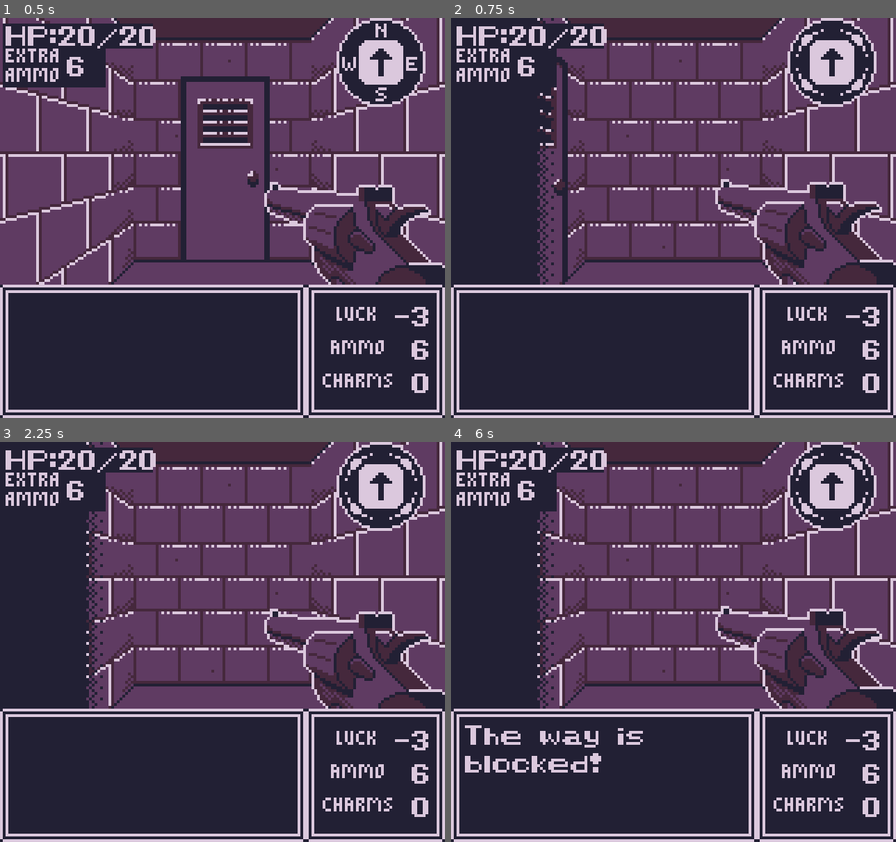
Above: before the commit, frames 1-4 (two rows, left to right).
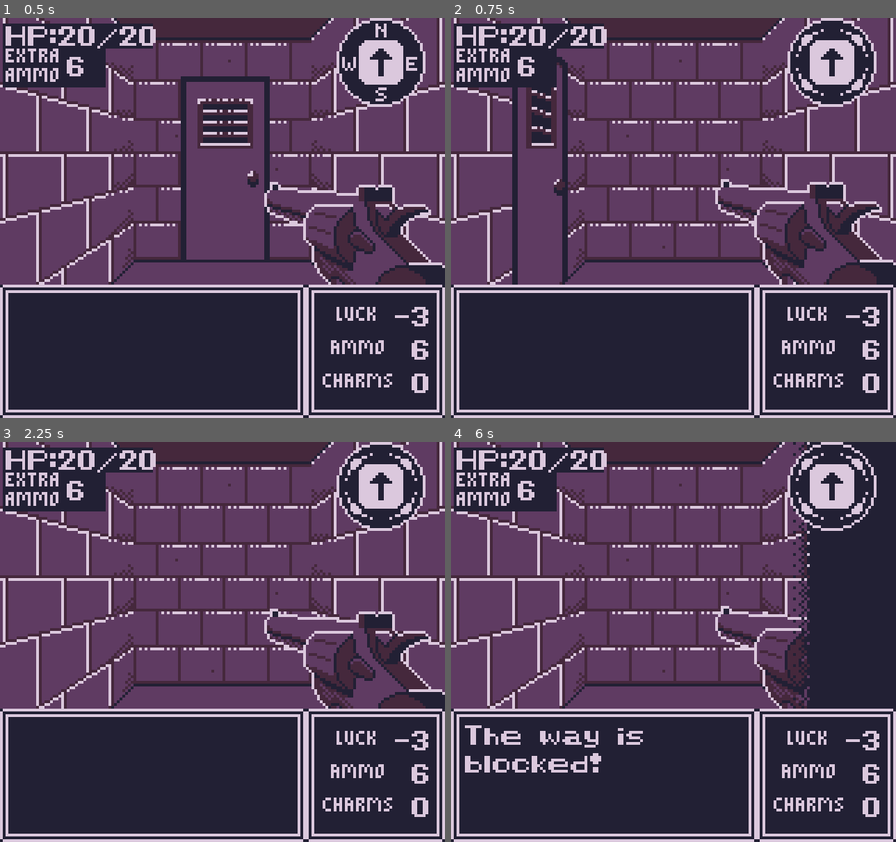
Above: after the commit, the same moments.

Repository: GartTheSkeleton/GameboyDungeon
Game: Godot game, scene res://src/Game/gameworld.tscn
The game is run twice, just before and just after one commit, with the same random seed, the same clock (stepped at 60 frames per second) and the same inputs.
Inputs:
- Up to frame 1 (0.5 s): no input
- Up to frame 2 (0.75 s): tap Enter at 0.5 s; hold Right (Right) from 0.53 s (still down); tap Z (A) at 0.6 s
- Up to frame 3 (2.25 s): tap X (B) at 0.8, 1.35 s; tap Space at 1.25 s; release Right (Right) at 1.28 s; hold Down (Down) 1.28-2.03 s; tap Z (A) at 1.55, 2.1 s; tap Enter at 2 s; hold Right (Right) from 2.03 s (still down)
- Up to frame 4 (6 s): tap X (B) at 2.3, 2.85, 3.8, 4.35, 5.3, 5.85 s; tap Space at 2.75, 5.75 s; release Right (Right) at 2.78 s; hold Up (Up) 2.78-3.53 s; tap Z (A) at 3.05, 3.6, 4.55, 5.1 s; hold Left (Left) 3.53-5.03 s; tap Enter at 4.25 s; hold Down (Down) 5.03-5.78 s; hold Right (Right) from 5.78 s (still down)

Frame 1 is identical in both runs. In frame 2, 9.7% of the frame differs, in the area x 0-24%, y 0-67%; in frame 3, 11%; in frame 4, 20%, in the area x 0-100%, y 0-67%.

Commit message:
shhh dont worry about it

Diff:
--- a/src/Entities/Actors/Actions/turn_action.gd
+++ b/src/Entities/Actors/Actions/turn_action.gd
@@ -30,7 +30,7 @@
 			playerFacing = game.directions[nextDirection]
 
 	if direction == "Right":
-		transitions.play("Right")
+		transitions.play("")
 		if game.playerFacing == game.directions.WEST:
 			#easy solution, just loop back to other side of the dictionary
 			playerFacing = game.directions.NORTH
--- a/src/Game/gameworld.tscn
+++ b/src/Game/gameworld.tscn
@@ -382,7 +382,7 @@
 disable_3d = true
 handle_input_locally = false
 canvas_item_default_texture_filter = 0
-size = Vector2i(2, 2)
+size = Vector2i(160, 96)
 render_target_update_mode = 4
 
 [node name="Gameworld" type="Node2D" parent="VBoxContainer/SubViewportContainer/SubViewport"]
